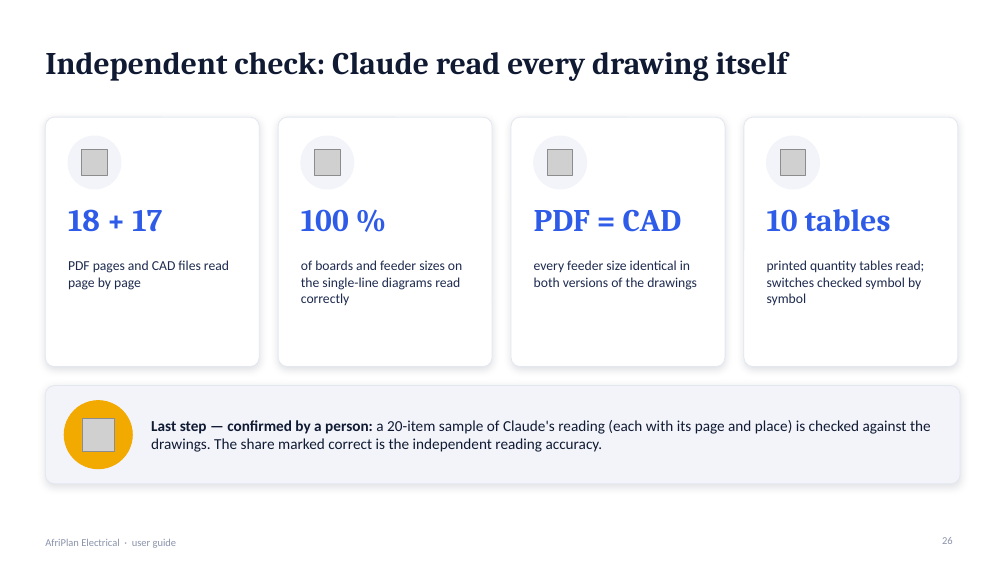
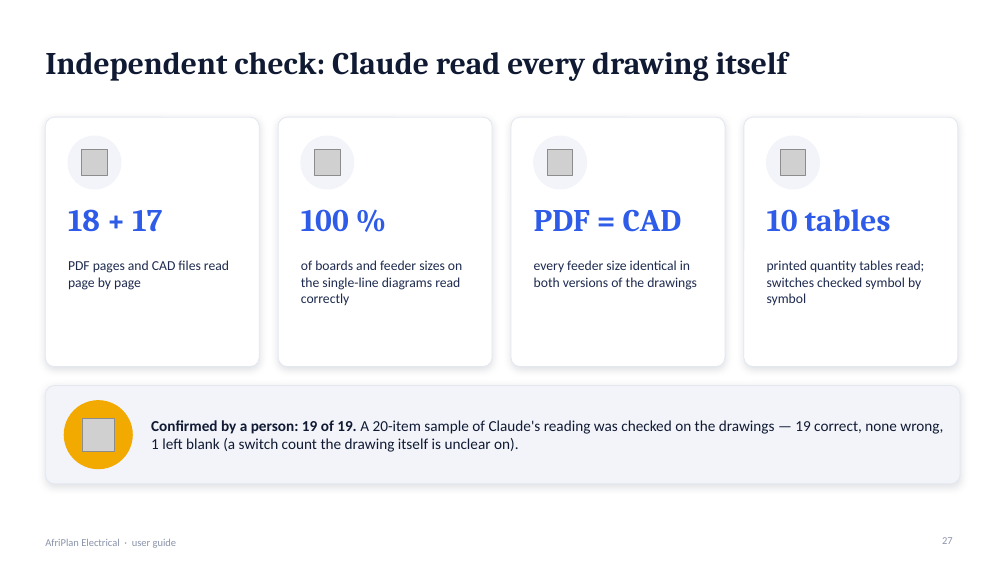
Before and after one commit to Jonathan-Lukwichi/afriplan-ai, a slide deck: slide 27 of docs/presentation/AfriPlan_User_Guide.pptx (slide 26 before the commit). Drawn at 1008x567 pixels with LibreOffice and Linux fonts; fonts in the diff are those of the drawing; grey boxes stand for pictures. Boxes give left, top, right and bottom in pixels: in the first picture for what was removed or moved away, otherwise in the second. Text is boxed around its words. In the diff, an @@ line names an element or a change of style, - is before the commit and + after.

```diff
--- a/docs/presentation/AfriPlan_User_Guide.pptx
+++ b/docs/presentation/AfriPlan_User_Guide.pptx
@@ text at bbox=[151, 420, 943, 452]: text changed @@
-Last step — confirmed by a person: a 20-item sample of Claude's reading (each with its page and place) is checked against the drawings. The share marked correct is the independent reading accuracy.
+Confirmed by a person: 19 of 19. A 20-item sample of Claude's reading was checked on the drawings — 19 correct, none wrong, 1 left blank (a switch count the drawing itself is unclear on).
@@ page number at bbox=[942, 537, 953, 544]: text changed @@
-26
+27
```
Also in this commit, not shown: 5 other slides changed, 6 slides added, 2 other files.
